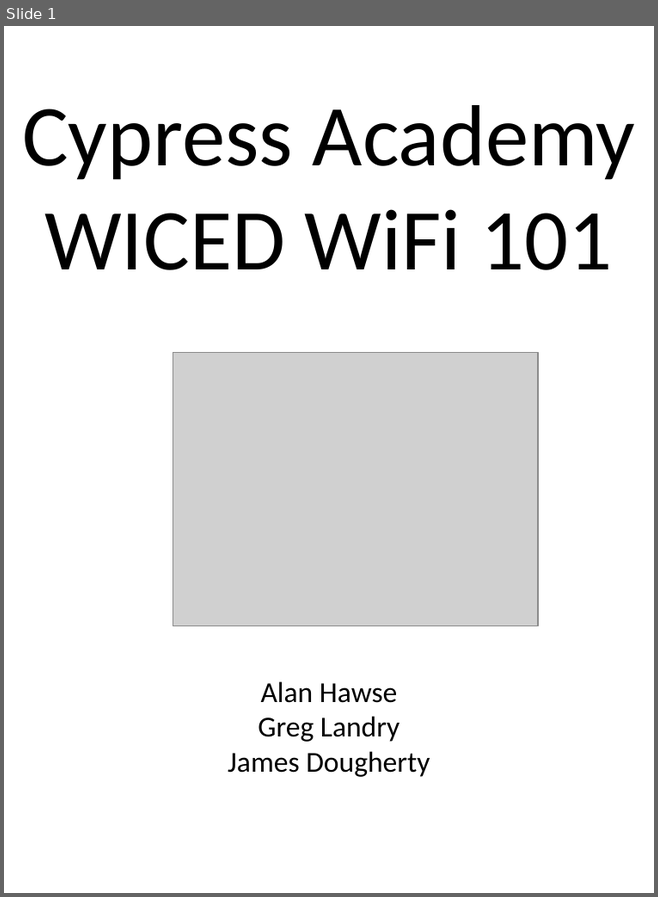
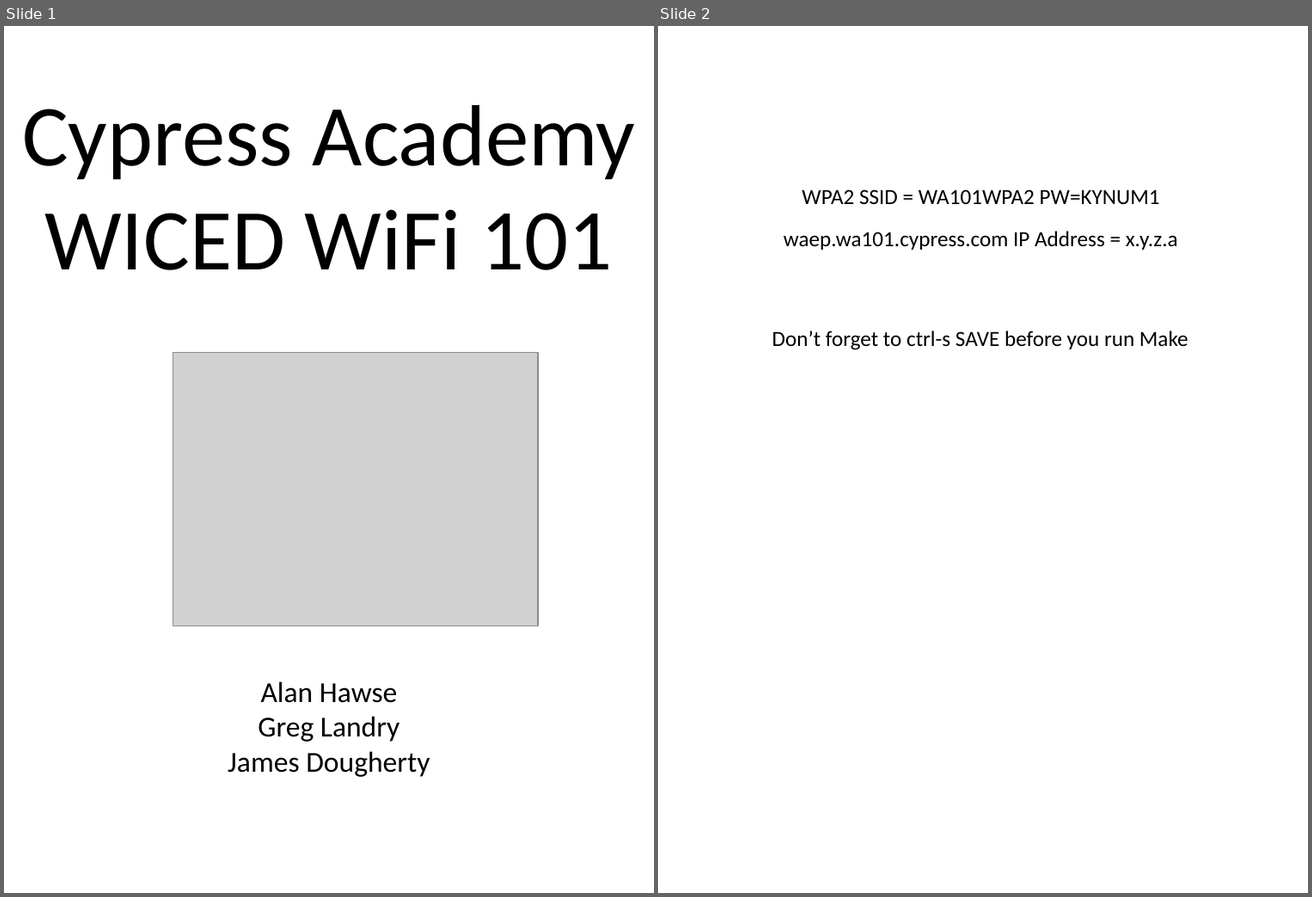
Before and after one commit to iotexpert/WW101, a slide deck: labmanual/cover-page.pptx. Shown side by side, each under a label of ours: slide 1 before the commit, slides 1 and 2 after it. The pictures are 658x897 and 1312x897 pixels, drawn with LibreOffice and Linux fonts; fonts in the diff are those of the drawing; grey boxes stand for pictures. Boxes give left, top, right and bottom in pixels: in the first picture for what was removed or moved away, otherwise in the second. Text is boxed around its words. In the diff, an @@ line names an element or a change of style, - is before the commit and + after.

```diff
--- a/labmanual/cover-page.pptx
+++ b/labmanual/cover-page.pptx
@@ slide 2 added at [658,26,1308,893], background #FFFFFF @@
@@ text added at [802,189,1160,204], 18 pt, text #000000 @@
+WPA2 SSID = WA101WPA2 PW=KYNUM1
@@ text added at [784,231,1178,250], 18 pt, text #000000 @@
+waep.wa101.cypress.com IP Address = x.y.z.a
@@ text added at [772,330,1189,350], 18 pt, text #000000 @@
+Don’t forget to ctrl-s SAVE before you run Make
```
Also in this commit, not shown: 4 other files.
